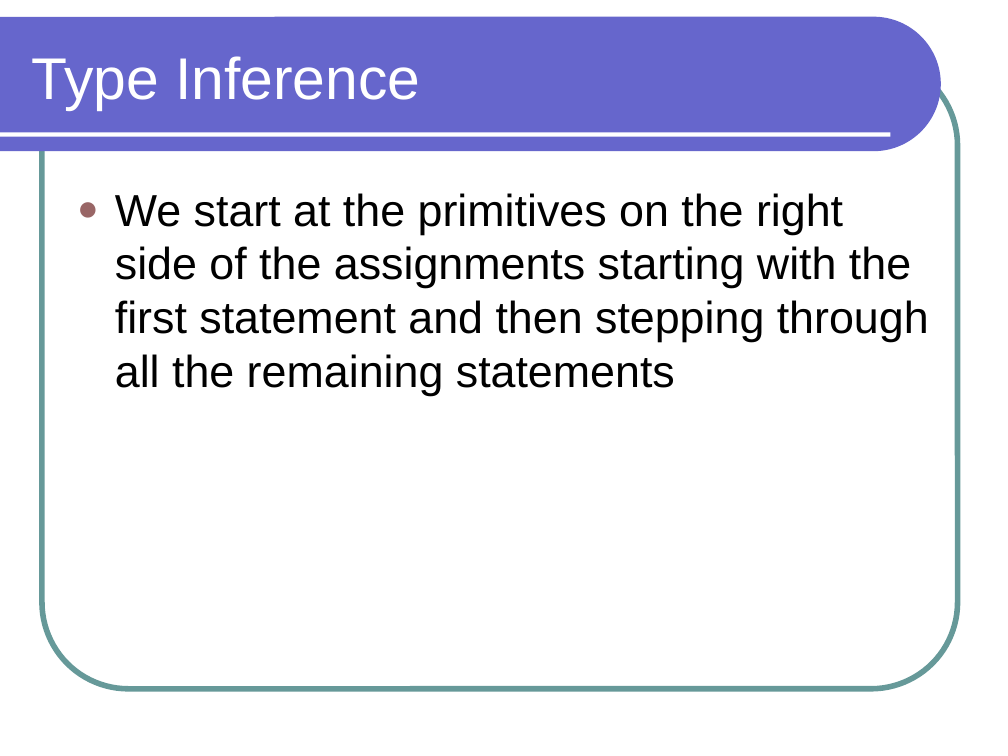
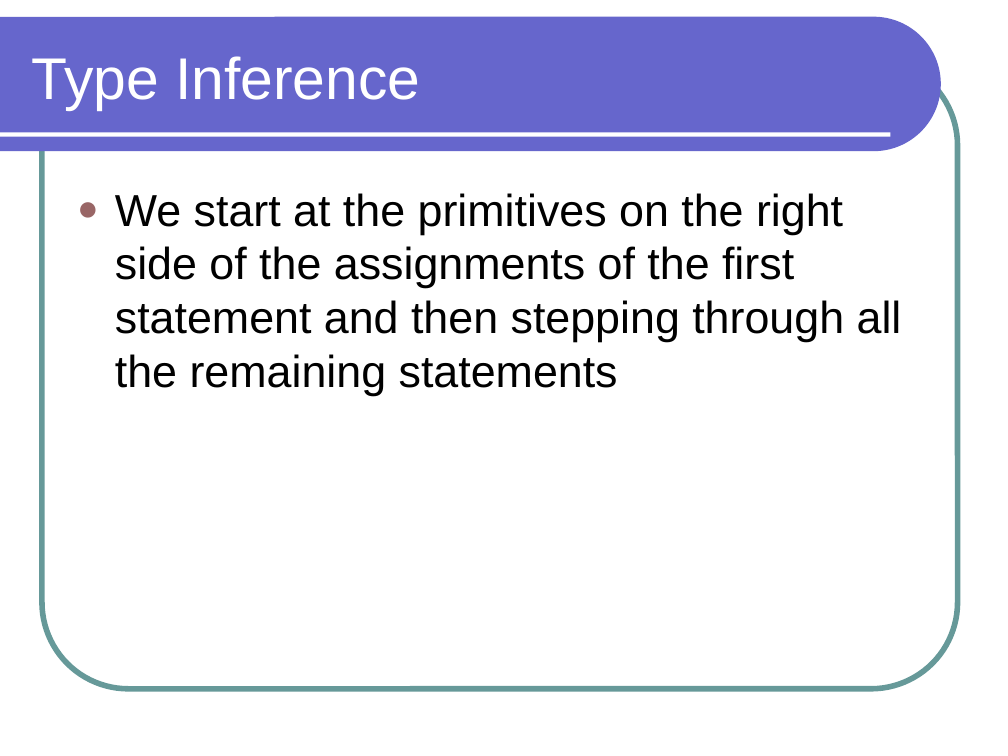
Before and after one commit to lutzhamel/CSC301, a slide deck: slide 14 of notes/csc301-ln003.ppt (slide 17 before the commit). Drawn at 1008x756 pixels with LibreOffice and Linux fonts; fonts in the diff are those of the drawing. Boxes give left, top, right and bottom in pixels: in the first picture for what was removed or moved away, otherwise in the second. Text is boxed around its words. In the diff, an @@ line names an element or a change of style, - is before the commit and + after.

```diff
--- a/notes/csc301-ln003.ppt
+++ b/notes/csc301-ln003.ppt
@@ text at (115, 193, 902, 396): text changed @@
-● We start at the primitives on the right side of the assignments starting with the first statement and then stepping through all the remaining statements
+● We start at the primitives on the right side of the assignments of the first statement and then stepping through all the remaining statements
```
Also in this commit, not shown: 11 other slides changed, 3 slides added, 6 slides removed, 5 other files.
